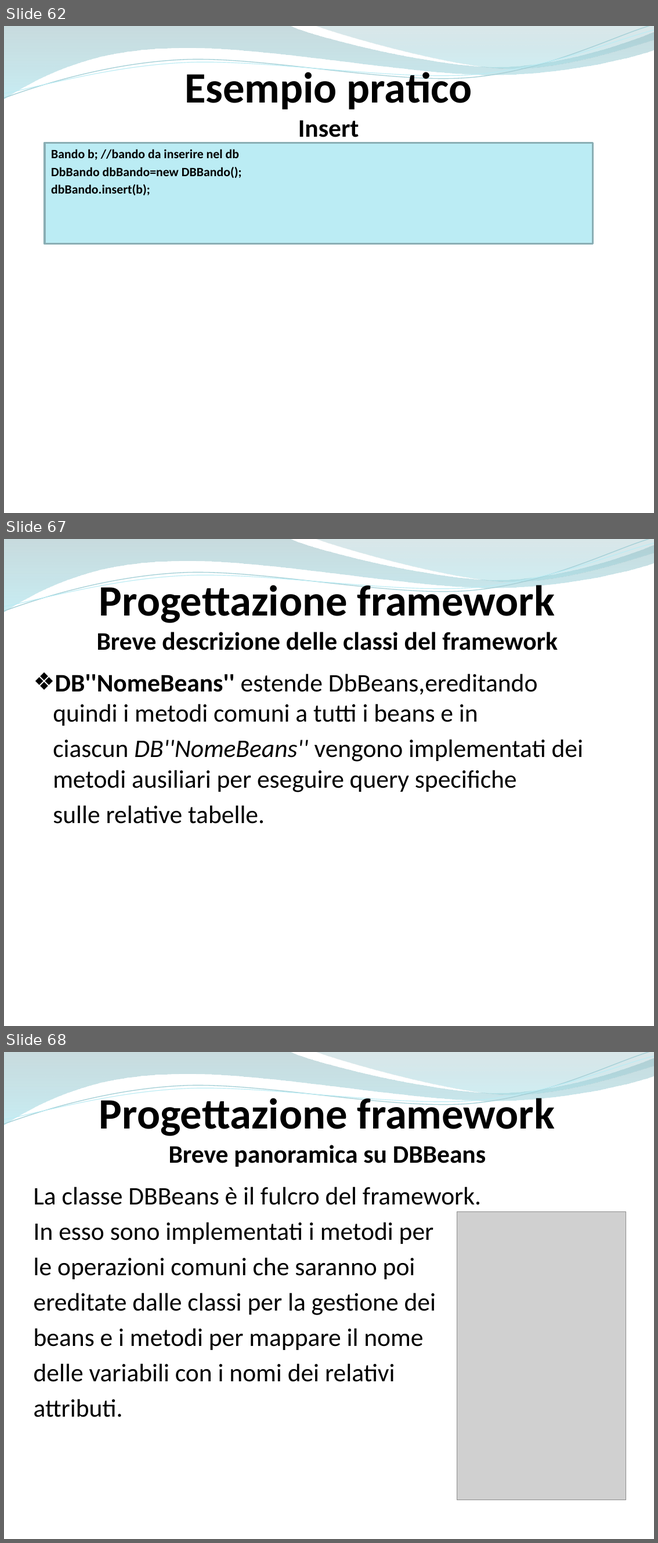
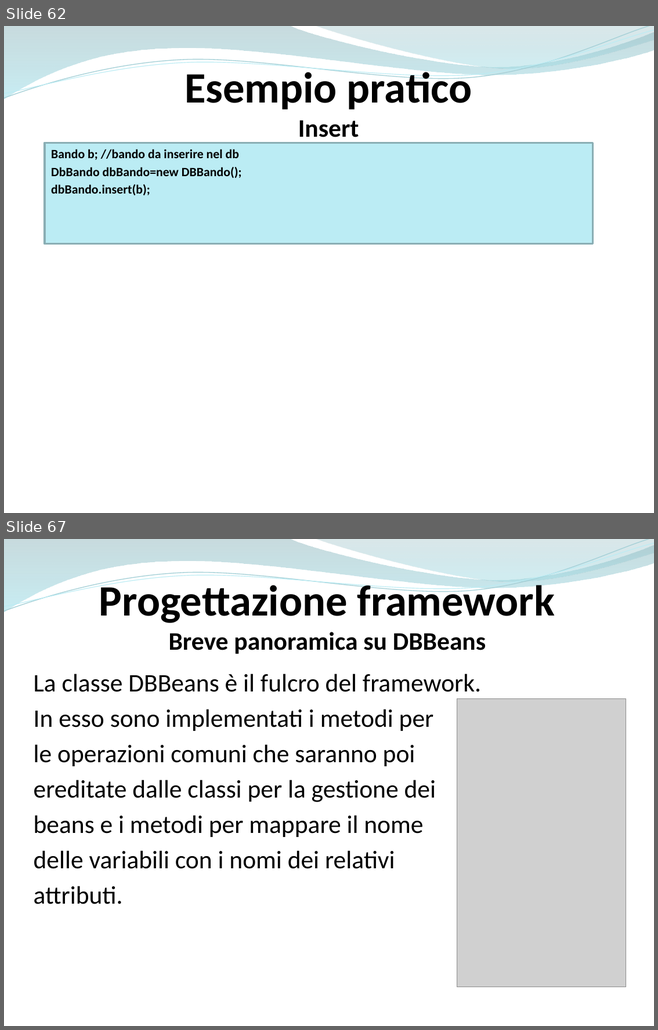
Before and after one commit to ammirate/at-silo, a slide deck: Presentazione/Atsilo1/[BOZZA] Atsilo_A_PresentazioneFinale copia.pptx. Shown one above the other, each under a label of ours: slides 62, 67 and 68 before the commit, slides 62 and 67 after it; the slides between them are not shown. The pictures are 658x1543 and 658x1030 pixels, drawn with LibreOffice and Linux fonts; fonts in the diff are those of the drawing; grey boxes stand for pictures. Boxes give left, top, right and bottom in pixels: in the first picture for what was removed or moved away, otherwise in the second. Text is boxed around its words. In the diff, an @@ line names an element or a change of style, - is before the commit and + after.

Commit message:
[WR] Modifica presentazione framework -aggiunte transazioni e modificate alcune parti del testo

```diff
--- a/Presentazione/Atsilo1/[BOZZA] Atsilo_A_PresentazioneFinale copia.pptx
+++ b/Presentazione/Atsilo1/[BOZZA] Atsilo_A_PresentazioneFinale copia.pptx
@@ slide 67 removed at <box>4,539,654,1026</box>, background #FFFFFF; not listed: 4 template elements that a slide beside it also shows @@
@@ text removed at <box>97,580,557,650</box> @@
-Progettazione framework
-Breve descrizione delle classi del framework
@@ text removed at <box>53,674,583,824</box> @@
-❖ DB''NomeBeans'' estende DbBeans,ereditando quindi i metodi comuni a tutti i beans e in
-ciascun DB''NomeBeans'' vengono implementati dei metodi ausiliari per eseguire query specifiche
-sulle relative tabelle.
@@ what was slide 68 is now slide 67 @@
```
Also in this commit, not shown: 6 slides changed.
